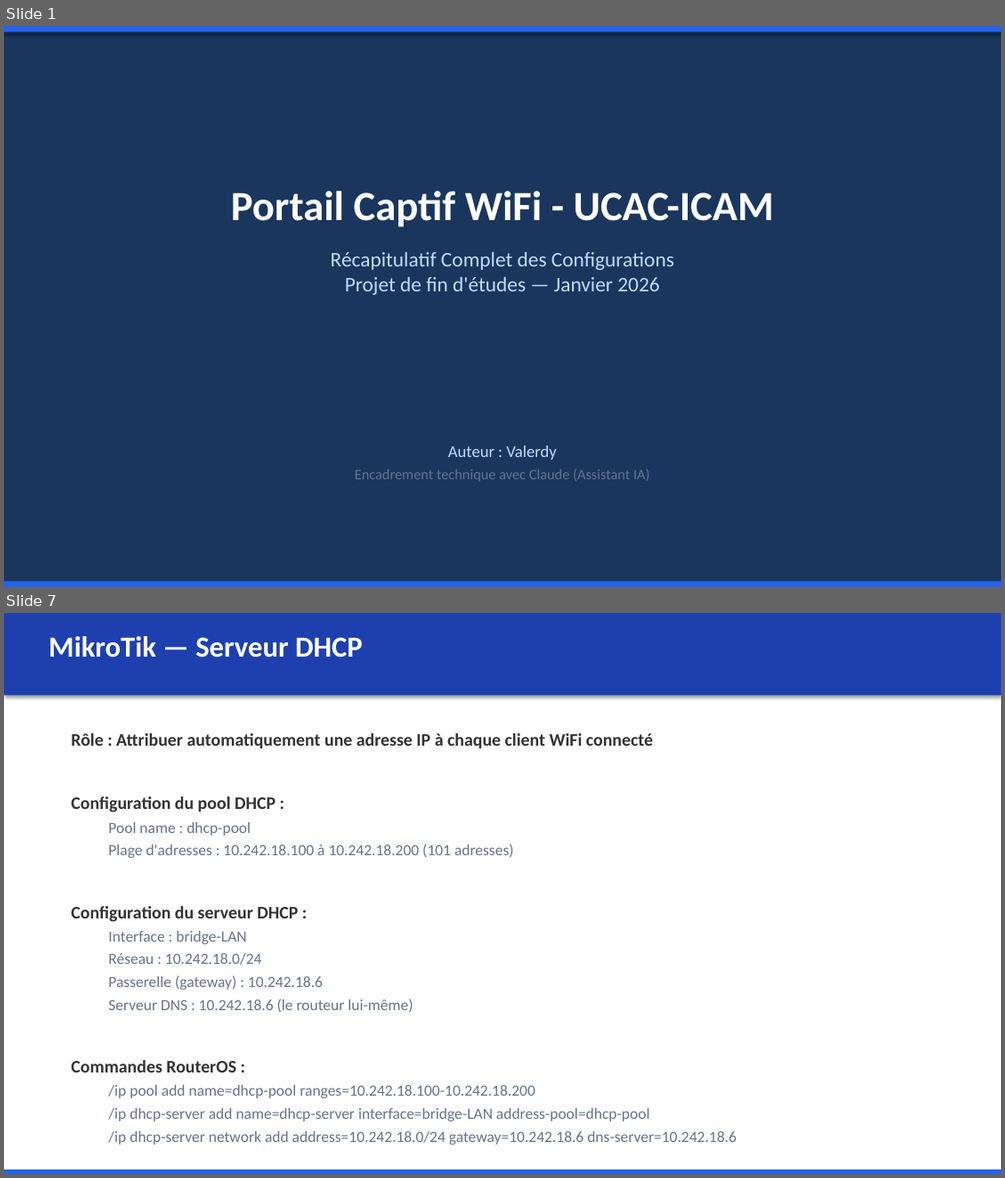
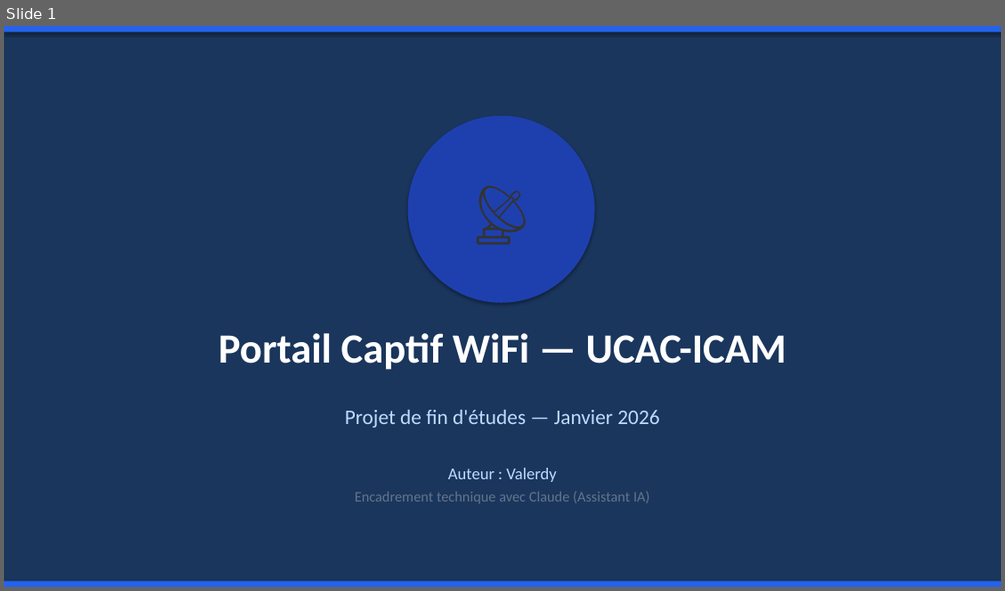
Before and after one commit to Valerdy/captive-portal, a slide deck: Presentation_Portail_Captif_UCAC_ICAM.pptx. Shown one above the other, each under a label of ours: slides 1 and 7 before the commit, slide 1 after it; the slides between them are not shown. The pictures are 1005x1178 and 1005x591 pixels, drawn with LibreOffice and Linux fonts; fonts in the diff are those of the drawing. Boxes give left, top, right and bottom in pixels: in the first picture for what was removed or moved away, otherwise in the second. Text is boxed around its words. In the diff, an @@ line names an element or a change of style, - is before the commit and + after.

```diff
--- a/Presentation_Portail_Captif_UCAC_ICAM.pptx
+++ b/Presentation_Portail_Captif_UCAC_ICAM.pptx
@@ slide 7 removed at (4,613,1001,1174), background #FFFFFF @@
@@ rectangle removed at (4,613,1001,695) @@
@@ text removed at (48,636,363,657) @@
-MikroTik — Serveur DHCP
@@ text removed at (71,733,736,1144) @@
-Rôle : Attribuer automatiquement une adresse IP à chaque client WiFi connecté
-Configuration du pool DHCP :
-  Pool name : dhcp-pool
-  Plage d'adresses : 10.242.18.100 à 10.242.18.200 (101 adresses)
-Configuration du serveur DHCP :
-  Interface : bridge-LAN
-  Réseau : 10.242.18.0/24
-  Passerelle (gateway) : 10.242.18.6
-  Serveur DNS : 10.242.18.6 (le routeur lui-même)
-Commandes RouterOS :
-  /ip pool add name=dhcp-pool ranges=10.242.18.100-10.242.18.200
-  /ip dhcp-server add name=dhcp-server interface=bridge-LAN address-pool=dhcp-pool
-  /ip dhcp-server network add address=10.242.18.0/24 gateway=10.242.18.6 dns-server=10.242.18.6
@@ rectangle removed at (4,1169,1001,1174) @@
@@ slide 1 changed as well @@
@@ ellipse added at (408,116,595,303), fill #1E40AF, 60 pt, text #333333 @@
+📡
@@ text added at (218,333,786,370), 40 pt, text #FFFFFF, bold @@
+Portail Captif WiFi — UCAC-ICAM
@@ text at (345,410,659,427): text changed @@
-Portail Captif WiFi - UCAC-ICAM
-Récapitulatif Complet des Configurations
-Projet de fin d'études — Janvier 2026
+Projet de fin d'études — Janvier 2026
@@ text "Auteur : Valerdy": place and size @@
-text "Auteur : Valerdy" at (355,445,650,481)
+text "Auteur : Valerdy" at (355,467,650,503)
```
Also in this commit, not shown: 9 other slides changed, 9 slides added, 22 other slides removed, 1 other file.
